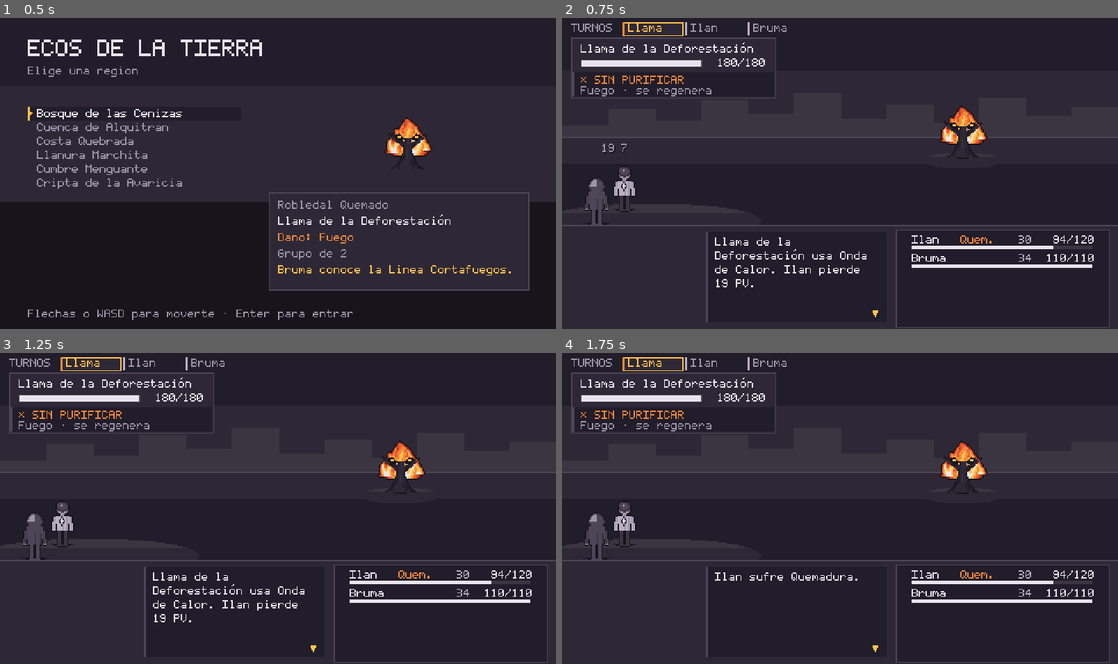
Above: before the commit, frames 1-4 (two rows, left to right).
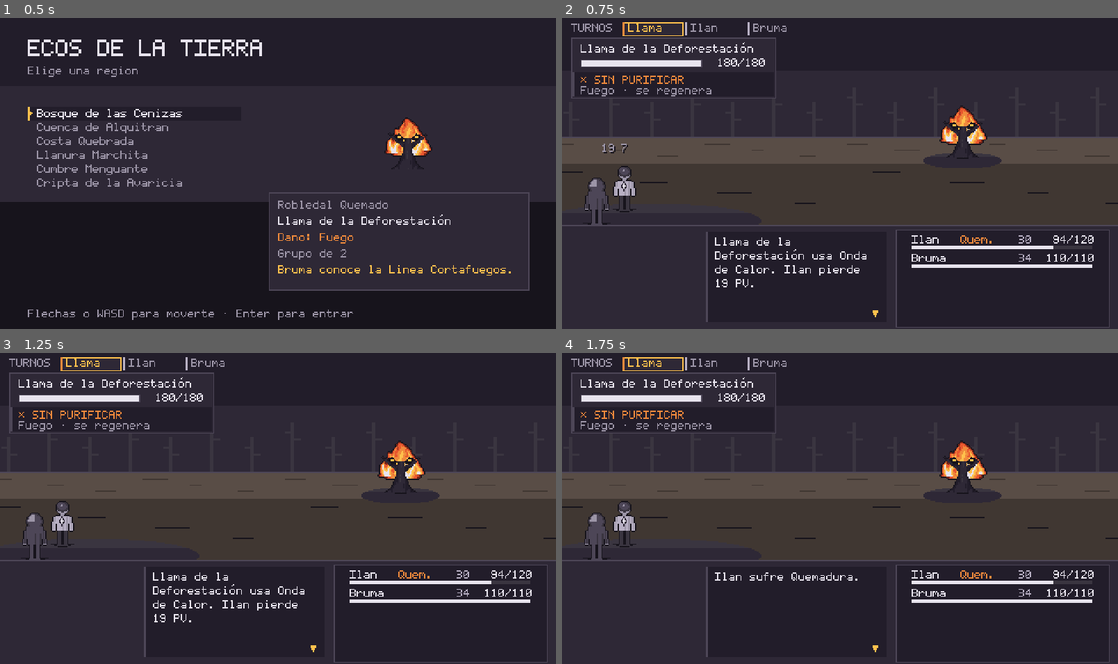
Above: after the commit, the same moments.

Repository: diarpicu2022-commits/ecos-de-la-tierra
Game: Godot game, scene res://scenes/main.tscn
The game is run twice, just before and just after one commit, with the same random seed, the same clock (stepped at 60 frames per second) and the same inputs.
Inputs (mouse positions are in pixels of both pictures, inside the frame that each line leads up to):
- Up to frame 1 (0.5 s): no input
- Up to frame 2 (0.75 s): tap Enter (confirm) at 0.5 s; move the mouse to (962, 157) at 0.52 s; hold D (move_right) from 0.53 s (still down); hold Enter (confirm) from 0.53 s (still down); click (962, 157) at 0.67 s
- Up to frame 3 (1.25 s): keep holding D (move_right); keep holding Enter (confirm)
- Up to frame 4 (1.75 s): release D (move_right) at 1.25 s; release Enter (confirm) at 1.25 s; drag from (728, 524) to (812, 570) at 1.27 s

Frame 1 is identical in both runs. In frame 2, 24% of the frame differs, in the area x 0-100%, y 38-67%; in frame 3, 24%; in frame 4, 24%.
Error after the commit: Parse Error: Identifier "WorldRoot" not declared in the current scope. (res://src/core/game_flow.gd:27)

Commit message:
feat(combate): fondo regional en tres capas con parallax de entrada (paso 5)

Diff:
--- a/src/core/game_flow.gd
+++ b/src/core/game_flow.gd
@@ -76,6 +76,7 @@
 	state.ensure_party(index)
 	result = -1
 	screen = BattleScreen.new()
+	screen.region = world.zone_id
 	_battle_layer.add_child(screen)
 	screen.battle_finished.connect(_on_finished)
 	_enemy = Encounters.build_monster(index)
--- a/src/demo/game_root.gd
+++ b/src/demo/game_root.gd
@@ -34,6 +34,10 @@
 		_select = null
 
 	_screen = BattleScreen.new()
+	# El fondo de la región del combate (contrato «Persiana» §4).
+	for zone in GameFlow.ZONE_ENCOUNTER:
+		if GameFlow.ZONE_ENCOUNTER[zone] == index:
+			_screen.region = zone
 	add_child(_screen)
 	_screen.battle_finished.connect(_on_battle_finished)
 
--- a/src/ui/battle/battle_screen.gd
+++ b/src/ui/battle/battle_screen.gd
@@ -80,7 +80,15 @@
 
 enum Phase { IDLE, PLAYING, CHOOSING, FINISHED }
 
+## Región del combate, por id de zona (contrato «Persiana» §4). Vacía: el
+## fondo genérico de ceniza de la parte de batalla.
+var region := ""
+
 var _font: Font = null
+## Parallax de entrada: cuadros desde que empezó el combate. Cada capa del
+## fondo entra desplazada BATTLE_PARALLAX px por su profundidad y llega a su
+## sitio en DUR_BATTLE_BLINDS, mientras se abre la persiana.
+var _entry_frame := 0
 var _manager: BattleManager = null
 var _phase: int = Phase.IDLE
 
@@ -218,6 +226,7 @@
 	_overlay.hide_result()
 
 	_set_views_paused(true)
+	_entry_frame = 0
 	_manager.start_battle(players, enemies, inventory)
 	_start_playback()
 
@@ -657,9 +666,32 @@
 	_draw_message()
 
 
+func _physics_process(_delta: float) -> void:
+	var frames := roundi(DesignTokens.DUR_BATTLE_BLINDS * Engine.physics_ticks_per_second)
+	if region != "" and _entry_frame < frames:
+		_entry_frame += 1
+		queue_redraw()
+
+
+## Desplazamiento de la capa `depth` (1 lejos, 3 cerca) en el parallax de
+## entrada, en píxeles enteros. Con movimiento reducido, quieto.
+func parallax_offset(depth: int) -> int:
+	if DesignTokens.reduced_motion:
+		return 0
+	var frames := roundi(DesignTokens.DUR_BATTLE_BLINDS * Engine.physics_ticks_per_second)
+	var t := clampf(float(_entry_frame) / frames, 0.0, 1.0)
+	var eased := 1.0 - pow(1.0 - t, 3.0)
+	return roundi((1.0 - eased) * depth * DesignTokens.BATTLE_PARALLAX)
+
+
 ## Fondo del campo, en escalones de token. Nada de degradados interpolados: un
 ## lerp genera tonos que no son tokens y la auditoría de paleta los detecta.
+## Con región, el fondo es el de esa región (contrato «Persiana» §4).
 func _draw_background() -> void:
+	if region != "":
+		_draw_region_background()
+		_platform(Vector2(78, 176), 94.0, 15.0)
+		return
 	draw_rect(Rect2(Vector2(0, 0), Vector2(SCREEN.x, FIELD_TOP + 34.0)),
 			DesignTokens.ASH_900)
 	draw_rect(Rect2(Vector2(0, FIELD_TOP + 34.0),
@@ -688,6 +720,92 @@
 	# plano. Los enemigos se escalonan en diagonal y cada uno necesita la suya:
 	# sobre una sola elipse plana, los de atrás quedaban flotando.
 	_platform(Vector2(78, 176), 94.0, 15.0)
+
+
+## Fondo regional en tres capas (contrato «Persiana» §4), sacado de las
+## rampas del tileset de la región y siempre en su estado enfermo: se lucha
+## contra la causa. Lejos, la silueta propia de la región contra el cielo de
+## ceniza; en medio, la franja de su material; cerca, ese material en su tono
+## más oscuro, para que el contraste baje junto a los paneles.
+const REGION_GROUND := {
+	"ashen_forest": [DesignTokens.SOIL_500, DesignTokens.SOIL_700],
+	"tar_basin": [DesignTokens.WATER_500, DesignTokens.WATER_700],
+	"broken_coast": [DesignTokens.WATER_300, DesignTokens.SOIL_700],
+	"withered_plain": [DesignTokens.FLORA_500, DesignTokens.SOIL_700],
+	"waning_peak": [DesignTokens.ASH_700, DesignTokens.WATER_700],
+	"greed_crypt": [DesignTokens.WATER_500, DesignTokens.WATER_700],
+}
+
+
+func _draw_region_background() -> void:
+	var far := parallax_offset(1)
+	var mid := parallax_offset(2)
+	var near := parallax_offset(3)
+	var ground: Array = REGION_GROUND.get(region, [DesignTokens.ASH_800, DesignTokens.ASH_900])
+	# Cielo de ceniza, como el genérico.
+	draw_rect(Rect2(0, 0, SCREEN.x, FIELD_TOP + 34.0), DesignTokens.ASH_900)
+	draw_rect(Rect2(0, FIELD_TOP + 34.0, SCREEN.x, HORIZON - FIELD_TOP - 34.0), DesignTokens.ASH_800)
+	_draw_silhouette(far)
+	# Medio: la franja del material, con su línea de horizonte.
+	draw_rect(Rect2(0, HORIZON, SCREEN.x, 1), DesignTokens.ASH_600)
+	draw_rect(Rect2(0, HORIZON + 1.0, SCREEN.x, 22.0), ground[0])
+	for i in 12:
+		var x := float((i * 41 + mid) % int(SCREEN.x))
+		draw_rect(Rect2(x, HORIZON + 6.0 + (i % 3) * 5.0, 10.0 + (i % 4) * 4.0, 1.0), ground[1])
+	# Cerca: el material oscuro hasta los paneles.
+	draw_rect(Rect2(0, HORIZON + 23.0, SCREEN.x, BAND_TOP - HORIZON - 23.0), ground[1])
+	for i in 8:
+		var x := float((i * 67 + near) % int(SCREEN.x))
+		draw_rect(Rect2(x, HORIZON + 30.0 + (i % 4) * 9.0, 18.0 + (i % 3) * 6.0, 1.0), DesignTokens.ASH_950)
+
+
+## La silueta lejana de cada región, en ASH_700 contra el cielo. Formas
+## rectas y en píxel entero: troncos, torres, montones, silo, picos, columnas.
+func _draw_silhouette(dx: int) -> void:
+	var c := DesignTokens.ASH_700
+	match region:
+		"ashen_forest":
+			for i in 14:
+				var x := float(i * 35 + 6 + dx)
+				var h := 30.0 + float((i * 13) % 26)
+				draw_rect(Rect2(x, HORIZON - h, 3.0, h), c)
+				draw_rect(Rect2(x - 5.0, HORIZON - h + 8.0, 5.0, 2.0), c)
+				draw_rect(Rect2(x + 3.0, HORIZON - h + 14.0, 6.0, 2.0), c)
+		"tar_basin":
+			for i in 5:
+				var x := float(i * 96 + 20 + dx)
+				var h := 44.0 + float((i * 17) % 22)
+				draw_rect(Rect2(x, HORIZON - h, 8.0, h), c)
+				draw_rect(Rect2(x - 6.0, HORIZON - h * 0.5, 34.0, 6.0), c)
+				draw_rect(Rect2(x + 22.0, HORIZON - h * 0.7, 5.0, h * 0.7), c)
+		"broken_coast":
+			for i in 7:
+				var cx := float(i * 72 + 30 + dx)
+				var h := 14.0 + float((i * 11) % 16)
+				for row in int(h):
+					var span := (h - row) * 1.6
+					draw_rect(Rect2(cx - span, HORIZON - row - 1.0, span * 2.0, 1.0), c)
+		"withered_plain":
+			draw_rect(Rect2(330.0 + dx, HORIZON - 52.0, 26.0, 52.0), c)
+			draw_rect(Rect2(326.0 + dx, HORIZON - 58.0, 34.0, 6.0), c)
+			for i in 30:
+				draw_rect(Rect2(float(i * 16 + dx), HORIZON - 6.0, 10.0, 6.0), c)
+		"waning_peak":
+			var peaks := [30, 52, 38, 64, 44, 58, 34, 48]
+			var step: float = SCREEN.x / float(peaks.size())
+			for i in peaks.size():
+				var h: float = float(peaks[i])
+				for row in int(h):
+					var span: float = (h - row) * 0.55
+					var tone := DesignTokens.ASH_600 if row > h - 8.0 else c
+					draw_rect(Rect2(step * i + step / 2.0 - span + dx, HORIZON - row - 1.0,
+						span * 2.0, 1.0), tone)
+		"greed_crypt":
+			draw_rect(Rect2(0, FIELD_TOP, SCREEN.x, 8.0), c)
+			for i in 9:
+				var x := float(i * 56 + 10 + dx)
+				draw_rect(Rect2(x, FIELD_TOP + 8.0, 12.0, HORIZON - FIELD_TOP - 8.0), c)
+				draw_rect(Rect2(x - 3.0, FIELD_TOP + 8.0, 18.0, 4.0), c)
 
 
 ## Plataforma elíptica bajo un bando. Es lo que convierte el suelo en un
--- /dev/null
+++ b/tools/battle_bg_sheet.gd
@@ -0,0 +1,103 @@
+extends Node
+
+## Paso 5 del contrato «Persiana»: el fondo de cada región en «Ceniza y
+## Brasa», a 480x270, y lo que se mide de él:
+##
+##   godot --path . res://tools/battle_bg_sheet.tscn
+##
+## - Parallax de entrada: la capa cercana sale a 3 × BATTLE_PARALLAX px, baja
+##   sin retroceder y queda en 0 a los DUR_BATTLE_BLINDS; con movimiento
+##   reducido, 0 desde el primer cuadro.
+## - Cada captura, solo tokens (se comprueba aparte con verify_palette.py).
+## - El monstruo se lee sobre su fondo: contraste de luminancia entre el borde
+##   EMBER_300 del monstruo y el fondo de su región en el mismo campo, ≥ 3:1.
+## Sale con código 1 si algo falla.
+
+const OUT_DIR := "res://docs/ux/capturas/"
+const DATE := "2026-10-28"
+const SLUG := {"ashen_forest": "bosque", "tar_basin": "cuenca", "broken_coast": "costa",
+	"withered_plain": "llanura", "waning_peak": "cumbre", "greed_crypt": "cripta"}
+
+var _fails := 0
+
+
+func _ready() -> void:
+	await _parallax()
+	for zone in GameFlow.ZONE_ENCOUNTER:
+		await _shot(zone, GameFlow.ZONE_ENCOUNTER[zone])
+	print("\n%s" % ("Todo en verde." if _fails == 0 else "%d fallos." % _fails))
+	get_tree().quit(1 if _fails else 0)
+
+
+func _check(label: String, ok: bool) -> void:
+	_fails += 0 if ok else 1
+	print("  %s %s" % ["OK   " if ok else "FALLA", label])
+
+
+func _parallax() -> void:
+	print("Parallax de entrada")
+	var screen := _battle("ashen_forest", 0)
+	var start := screen.parallax_offset(3)
+	var prev := start
+	var monotonic := true
+	var frames := 0
+	while screen.parallax_offset(3) > 0 and frames < 100:
+		await get_tree().physics_frame
+		frames += 1
+		monotonic = monotonic and screen.parallax_offset(3) <= prev
+		prev = screen.parallax_offset(3)
+	var expected := roundi(DesignTokens.DUR_BATTLE_BLINDS * 60)
+	_check("la capa cercana sale a %d px y llega a 0 en %d cuadros (≤ %d), sin retroceder" % [
+		start, frames, expected], start == 3 * DesignTokens.BATTLE_PARALLAX and frames <= expected and monotonic)
+	DesignTokens.reduced_motion = true
+	_check("con movimiento reducido, quieto desde el primer cuadro", screen.parallax_offset(3) == 0)
+	DesignTokens.reduced_motion = false
+	screen.get_parent().queue_free()
+	await get_tree().process_frame
+
+
+func _battle(zone: String, index: int) -> BattleScreen:
+	var holder := Node.new()
+	add_child(holder)
+	var screen := BattleScreen.new()
+	screen.region = zone
+	holder.add_child(screen)
+	var players: Array[Combatant] = []
+	for c in Encounters.build_party(index):
+		holder.add_child(c)
+		players.append(c)
+	var monster := Encounters.build_monster(index)
+	holder.add_child(monster)
+	var enemies: Array[Combatant] = [monster]
+	screen.start_battle(players, enemies, Encounters.build_inventory(index))
+	return screen
+
+
+func _shot(zone: String, index: int) -> void:
+	print("\n%s" % zone)
+	var screen := _battle(zone, index)
+	for _i in 40:
+		await get_tree().physics_frame
+	await RenderingServer.frame_post_draw
+	var img := get_viewport().get_texture().get_image()
+	img.save_png(ProjectSettings.globalize_path(OUT_DIR + "%s-combate-fondo-%s.png" % [DATE, SLUG[zone]]))
+	# Fondo del campo, fuera de sprites y paneles: la franja de cielo y suelo
+	# junto al monstruo (x 200-250), donde no hay nadie.
+	var lum := 0.0
+	var n := 0
+	for y in range(20, 170, 3):
+		for x in range(200, 250, 3):
+			lum = maxf(lum, _lum(img.get_pixel(x, y)))
+			n += 1
+	var ember := _lum(DesignTokens.EMBER_300)
+	var ratio := (ember + 0.05) / (lum + 0.05)
+	_check("el borde del monstruo (EMBER_300) sobre el tono más claro del fondo: %.2f:1 (≥ 3:1)" % ratio,
+		ratio >= 3.0)
+	screen.get_parent().queue_free()
+	await get_tree().process_frame
+
+
+func _lum(c: Color) -> float:
+	var ch := func(v: float) -> float:
+		return v / 12.92 if v <= 0.04045 else pow((v + 0.055) / 1.055, 2.4)
+	return 0.2126 * ch.call(c.r) + 0.7152 * ch.call(c.g) + 0.0722 * ch.call(c.b)
--- /dev/null
+++ b/tools/battle_bg_sheet.tscn
@@ -0,0 +1,6 @@
+[gd_scene load_steps=2 format=3]
+
+[ext_resource type="Script" path="res://tools/battle_bg_sheet.gd" id="1_g"]
+
+[node name="BattleBgSheet" type="Node"]
+script = ExtResource("1_g")
Binary file added: docs/ux/capturas/2026-10-28-combate-fondo-bosque.png
Binary file added: docs/ux/capturas/2026-10-28-combate-fondo-costa.png
Binary file added: docs/ux/capturas/2026-10-28-combate-fondo-cripta.png
Binary file added: docs/ux/capturas/2026-10-28-combate-fondo-cuenca.png
Binary file added: docs/ux/capturas/2026-10-28-combate-fondo-cumbre.png
Binary file added: docs/ux/capturas/2026-10-28-combate-fondo-llanura.png
Not shown, added: tools/battle_bg_sheet.gd.uid
Not shown, changed: docs/ux/anexos/2026-10-28-encuentros.md
